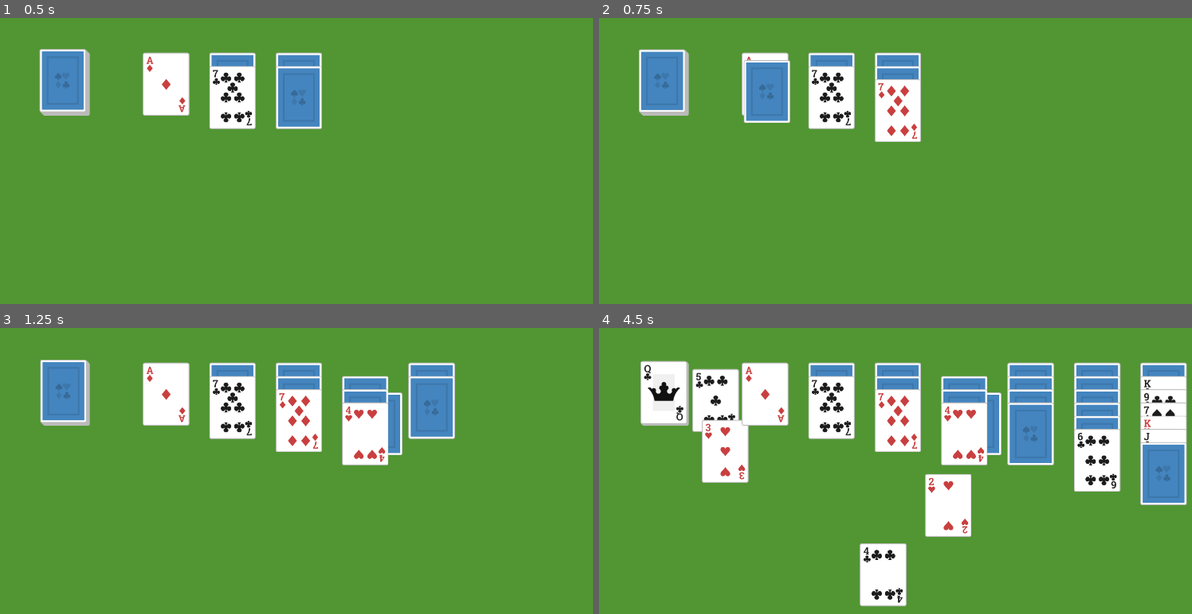
Above: before the commit, frames 1-4 (two rows, left to right).
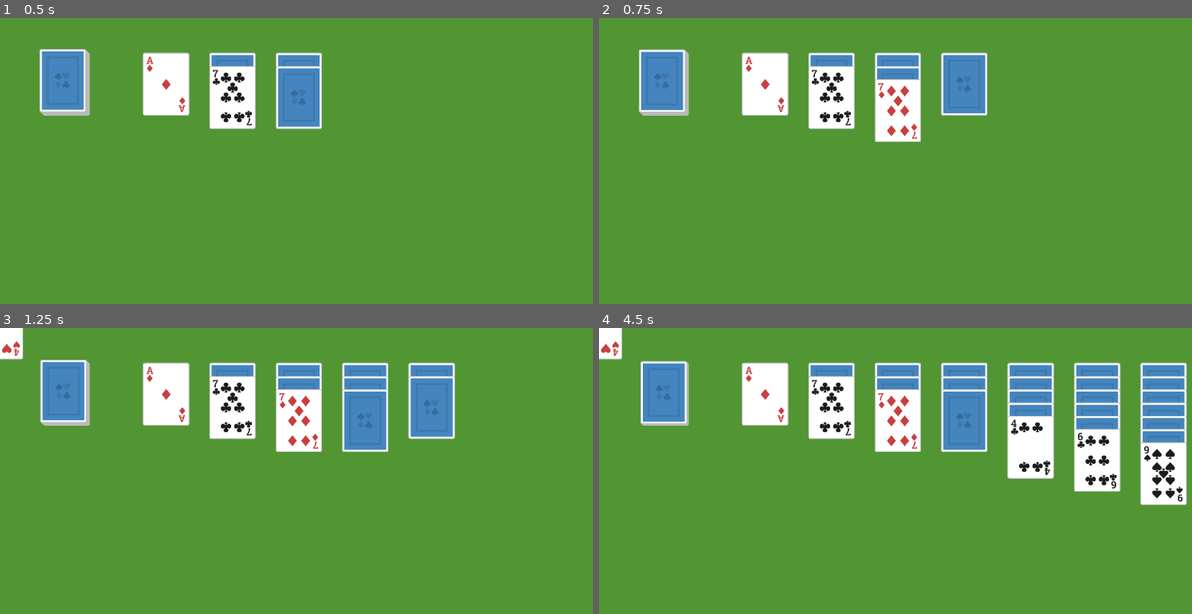
Above: after the commit, the same moments.

Repository: kamidesigns/godot-game-design
Game: Godot game, scene res://Scenes/game.tscn
Two runs of this game, one before a commit and one after it. Both use one fixed random seed, a clock stepped at 60 frames per second and the inputs below.
Inputs (mouse positions are in pixels of both pictures, inside the frame that each line leads up to):
- Up to frame 1 (0.5 s): no input
- Up to frame 2 (0.75 s): drag from (664, 83) to (984, 118) at 0.52 s
- Up to frame 3 (1.25 s): no input
- Up to frame 4 (4.5 s): drag from (664, 393) to (883, 579) at 1.27 s; move the mouse to (664, 393) at 2.02 s; right-click (664, 393) at 2.1 s; click (664, 393) at 2.3 s; drag from (664, 393) to (729, 453) at 2.77 s; tap Enter at 3.5 s; drag from (664, 393) to (948, 505) at 3.52 s; tap Space at 4.25 s; drag from (664, 393) to (824, 416) at 4.27 s

Frame 1 is identical in both runs. In frame 2, 3.4% of the frame differs, in the area x 24-66%, y 11-37%; in frame 3, 3.0%; in frame 4, 16%, in the area x 0-99%, y 0-98%.

Commit message:
add dragcomponent dynamically + snap back to previous position

Diff:
--- a/Solitaire/Scenes/Card/card.gd
+++ b/Solitaire/Scenes/Card/card.gd
@@ -24,6 +24,10 @@
 func is_red():
 	return suit == "Hearts" || suit == "Diamonds"
 
+func make_draggable():
+	var drag_component : DragComponent = load("res://Scenes/Components/drag_component.tscn").instantiate()
+	add_child(drag_component)
+
 static func create_card(_suit: String, _rank: String) -> Card:
 
 	var new_card: Card = load("res://Scenes/Card/card.tscn").instantiate()
--- a/Solitaire/Scenes/Card/card.tscn
+++ b/Solitaire/Scenes/Card/card.tscn
@@ -1,11 +1,7 @@
-[gd_scene load_steps=5 format=3 uid="uid://bh2g5wem653uw"]
+[gd_scene load_steps=3 format=3 uid="uid://bh2g5wem653uw"]
 
 [ext_resource type="Script" path="res://Scenes/Card/card.gd" id="1_fvkdt"]
 [ext_resource type="Texture2D" uid="uid://c3lnsettp6ao1" path="res://Media/Cards/PNG/Cards/cardBack_blue1.png" id="2_fc1w8"]
-[ext_resource type="Script" path="res://Scenes/Components/drag_component.gd" id="3_e7awo"]
-
-[sub_resource type="RectangleShape2D" id="RectangleShape2D_glcym"]
-size = Vector2(137, 187)
 
 [node name="Card" type="Node2D"]
 script = ExtResource("1_fvkdt")
@@ -13,12 +9,3 @@
 [node name="Sprite2D" type="Sprite2D" parent="."]
 unique_name_in_owner = true
 texture = ExtResource("2_fc1w8")
-
-[node name="DragComponent" type="Area2D" parent="."]
-script = ExtResource("3_e7awo")
-
-[node name="CollisionShape2D" type="CollisionShape2D" parent="DragComponent"]
-position = Vector2(-0.5, 0.5)
-shape = SubResource("RectangleShape2D_glcym")
-
-[connection signal="input_event" from="DragComponent" to="." method="_on_input_event"]
--- a/Solitaire/Scenes/Components/drag_component.gd
+++ b/Solitaire/Scenes/Components/drag_component.gd
@@ -5,6 +5,7 @@
 
 var dragging : bool = false
 var offset : Vector2 = Vector2.ZERO
+var previous_position : Vector2 = Vector2.ZERO
 
 func _enter_tree() -> void:
 	connect("input_event", _on_input_event)
@@ -33,11 +34,13 @@
 	if event is InputEventMouseButton:
 		if Input.is_action_just_pressed('click'):
 			if is_on_top():
+				previous_position = get_parent().global_position
 				dragging = true
 				offset = get_parent().global_position - get_global_mouse_position()
 		if Input.is_action_just_released('click'):
 			dragging = false
 			offset = Vector2.ZERO
+			get_parent().global_position = previous_position
 
 func is_on_top():
 	var group_nodes = get_tree().get_nodes_in_group("dragable_hovered")
--- a/Solitaire/Scenes/game.gd
+++ b/Solitaire/Scenes/game.gd
@@ -22,6 +22,7 @@
 			tween.tween_property(card, "position:y", 200 + (j * 40), 0.05)
 			if j == i:
 				card.flip()
+				card.make_draggable()
 			await tween.finished
 
 
